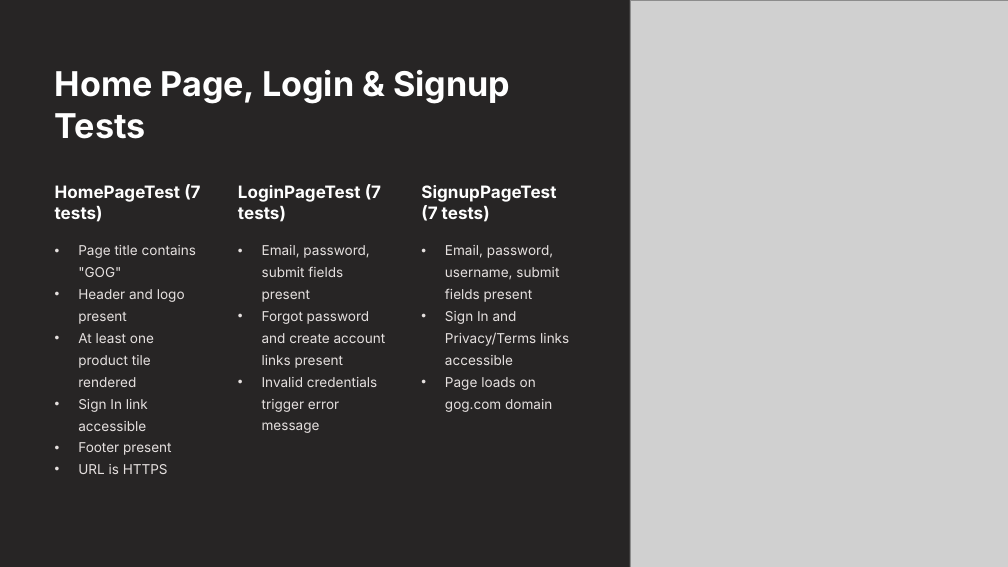
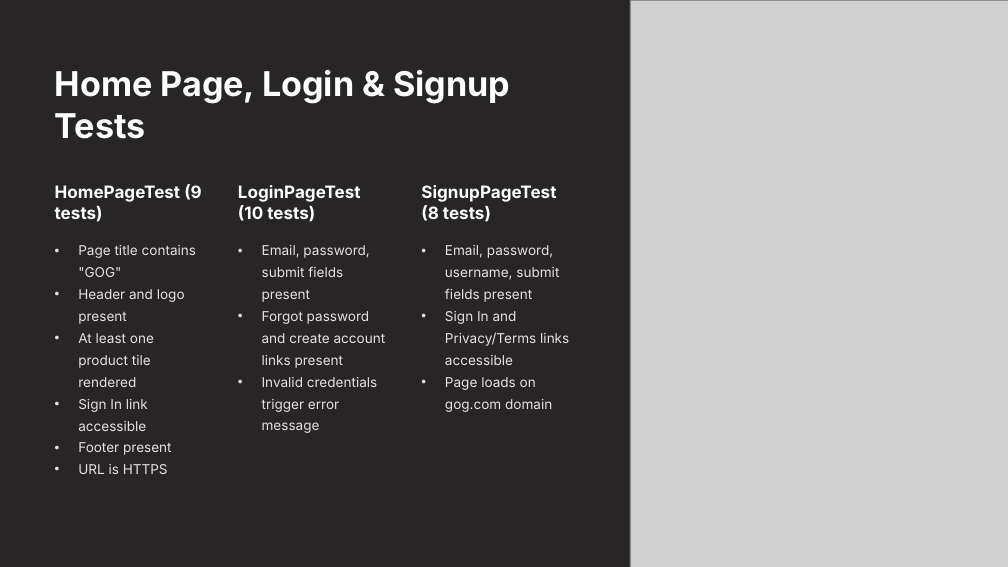
Before and after one commit to DennisKerry/GOG-Tester, a slide deck: slide 11 of doc/Automated-End-to-End-Testing-of-GOGcom.pptx (slide 8 before the commit). Drawn at 1008x567 pixels with LibreOffice and Linux fonts; fonts in the diff are those of the drawing; grey boxes stand for pictures; background and template pictures are left out. Boxes give left, top, right and bottom in pixels: in the first picture for what was removed or moved away, otherwise in the second. Text is boxed around its words. In the diff, an @@ line names an element or a change of style, - is before the commit and + after.

Commit message:
fix: LoginPageTest

```diff
--- a/doc/Automated-End-to-End-Testing-of-GOGcom.pptx
+++ b/doc/Automated-End-to-End-Testing-of-GOGcom.pptx
@@ text at (55, 184, 202, 222): text changed @@
-HomePageTest (7 tests)
+HomePageTest (9 tests)
@@ text at (238, 185, 361, 222): text changed @@
-LoginPageTest (7 tests)
+LoginPageTest (10 tests)
@@ text at (421, 185, 556, 222): text changed @@
-SignupPageTest (7 tests)
+SignupPageTest (8 tests)
```
Also in this commit, not shown: 4 other slides changed, 5 slides added, 3 slides removed, 14 other files.
